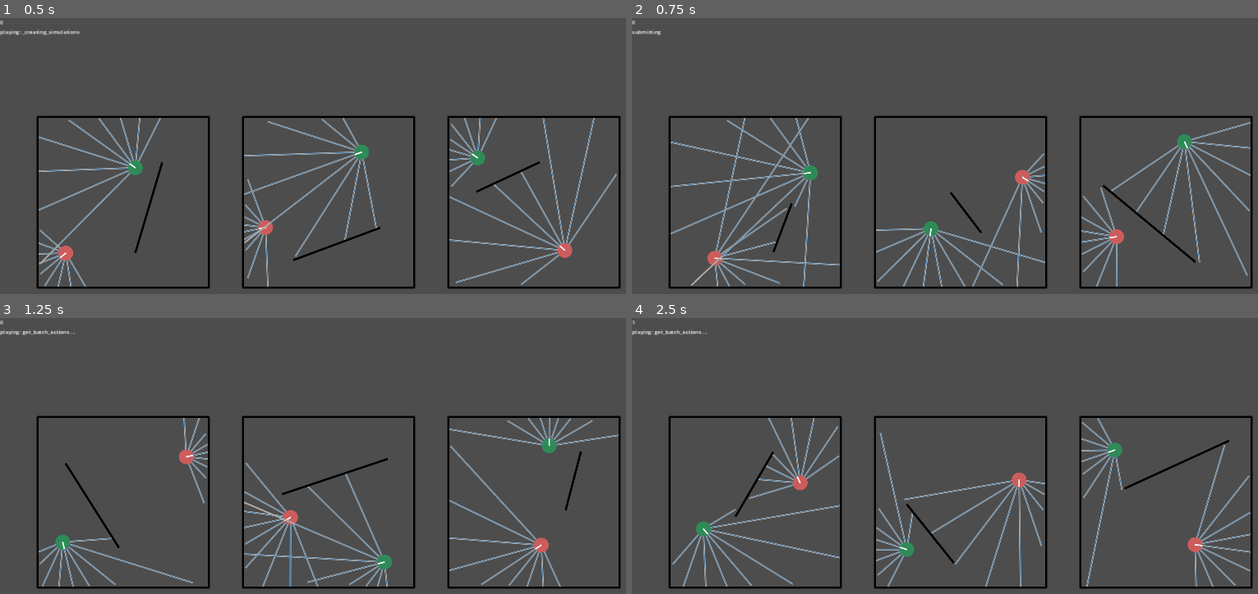
Above: before the commit, frames 1-4 (two rows, left to right).
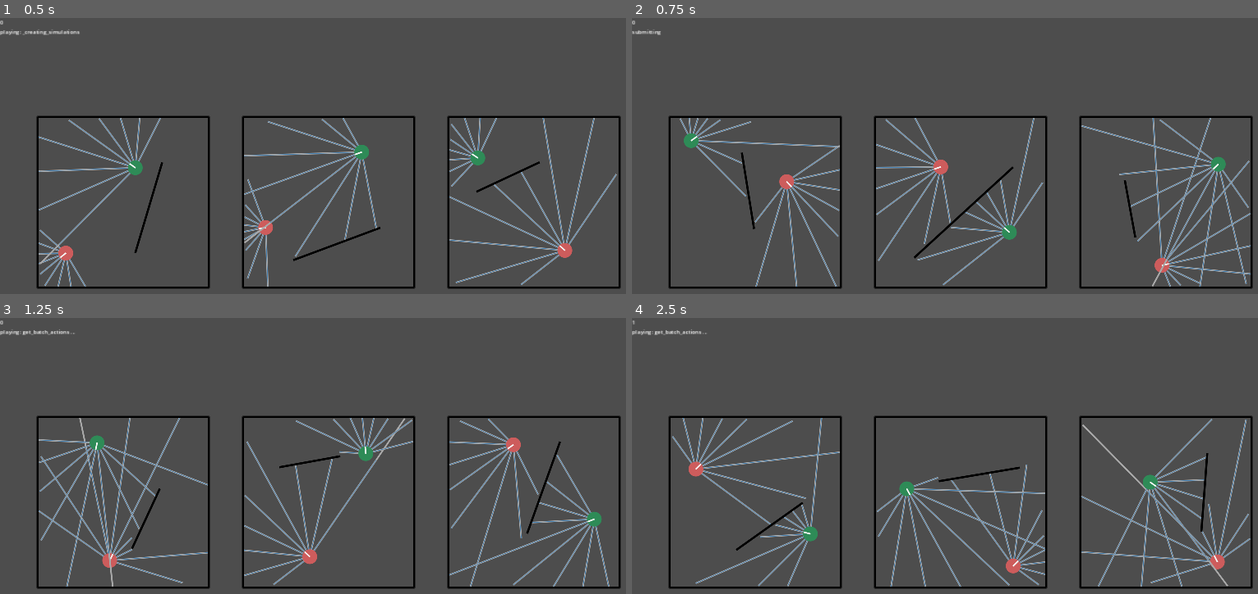
Above: after the commit, the same moments.

Repository: stokatyan/godot-ai
Game: Godot game, scene res://FindCoinGame/FCGEnv.tscn
Same seed, same stepped clock (60 frames per second), same inputs: the game is played once before the commit and once after it.
Inputs:
- Up to frame 1 (0.5 s): no input
- Up to frame 2 (0.75 s): tap Enter at 0.5 s; hold D from 0.53 s (still down); tap 2 at 0.6 s
- Up to frame 3 (1.25 s): keep holding D; tap Space at 0.77 s
- Up to frame 4 (2.5 s): tap Space at 1.25, 1.52 s; release D at 1.28 s; hold S 1.28-2.03 s; tap 2 at 1.35, 2.3 s; tap Enter at 2 s; hold D from 2.03 s (still down); tap 3 at 2.1 s

Frame 1 is identical in both runs. In frame 2, 9.1% of the frame differs, in the area x 6-99%, y 36-98%; in frame 3, 8.6%; in frame 4, 8.6%.
Error in both runs: Cannot call method 'poll' on a null value. (res://AI/AIServerTCP.gd:40)

Commit message:
remove transition printing

Diff:
--- a/godot-ai-client/FindCoinGame/FCGEnv.gd
+++ b/godot-ai-client/FindCoinGame/FCGEnv.gd
@@ -88,10 +88,10 @@
 	return FCGSimulation.new() as FCGSimulation
 
 func get_simulation_count() -> int:
-	return 50
+	return 40
 
 func get_steps_in_round() -> int:
-	return 40
+	return 80
 
 func get_state_dim(_agent_name: String) -> int:
 	if _agent_name == _example_sim.get_agent_names()[0]:
Not shown, changed: ai-server/ai_commands.py
Not shown, changed: godot-ai-client/checkpoints/hero.pt
